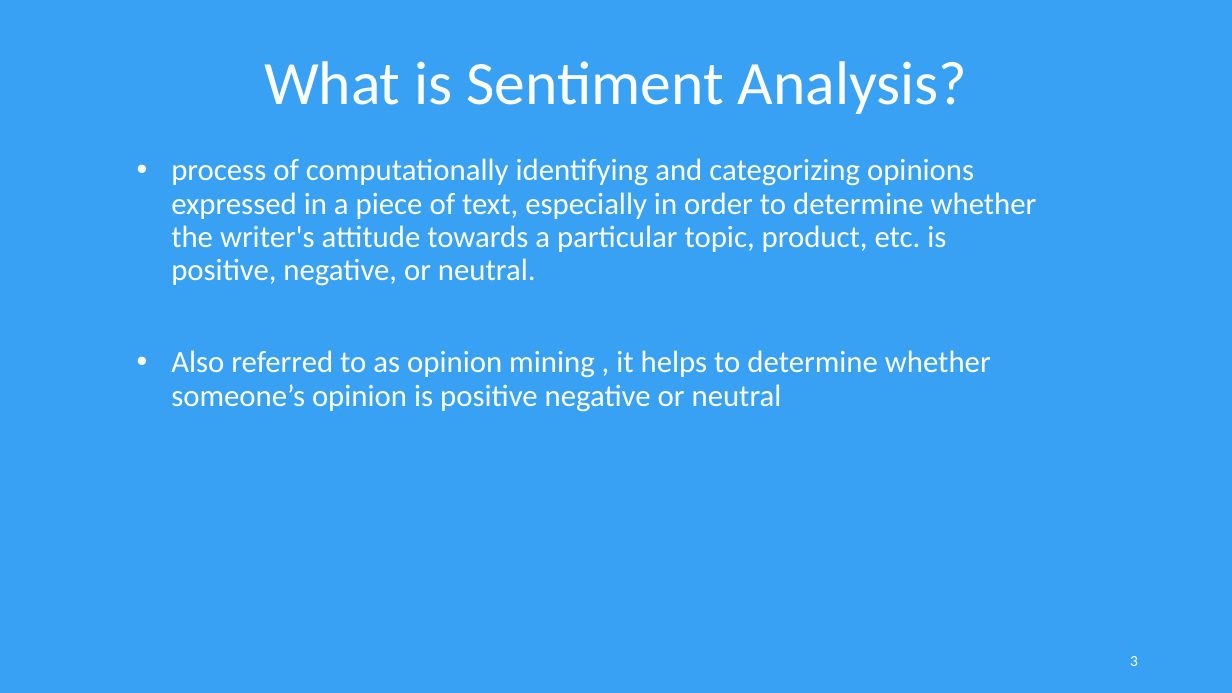
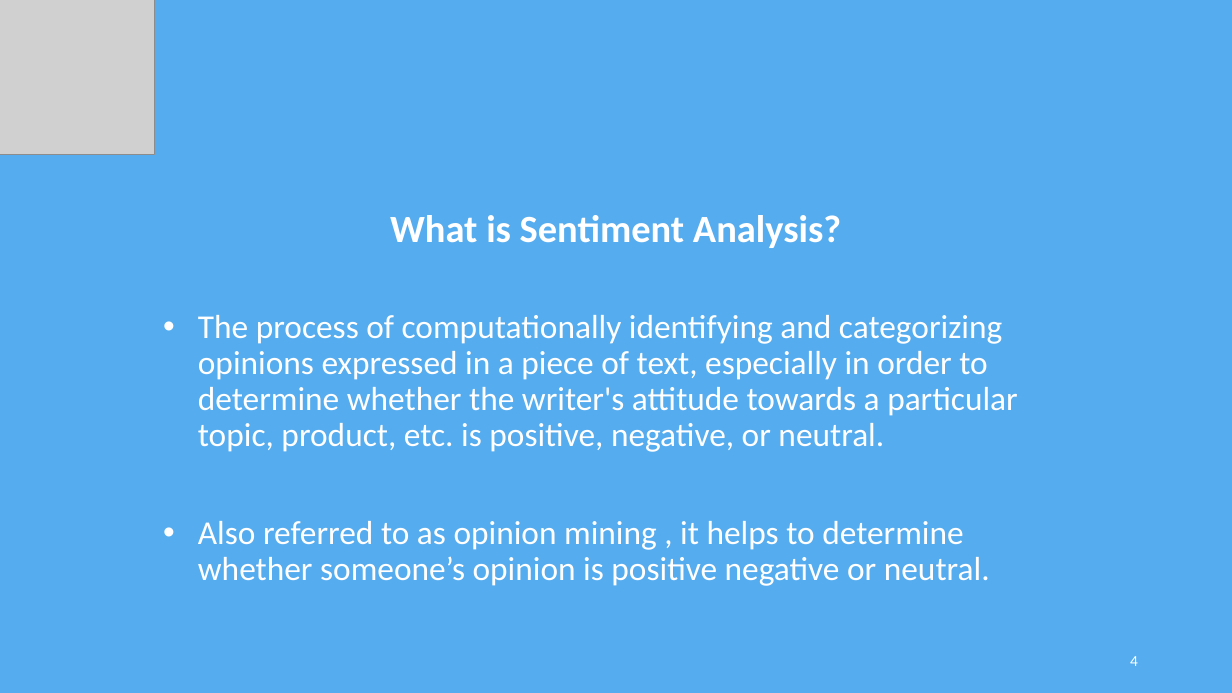
Before and after one commit to poshan0126/SentiMeter_Proposal_Documents, a slide deck: slide 4 of Project-Presentation.pptx (slide 3 before the commit). Drawn at 1232x693 pixels with LibreOffice and Linux fonts; fonts in the diff are those of the drawing; grey boxes stand for pictures. Boxes give left, top, right and bottom in pixels: in the first picture for what was removed or moved away, otherwise in the second. Text is boxed around its words. In the diff, an @@ line names an element or a change of style, - is before the commit and + after.

```diff
--- a/Project-Presentation.pptx
+++ b/Project-Presentation.pptx
@@ background #38A1F3 to #55ACEF @@
@@ picture added at <box>0,0,155,155</box> @@
@@ title removed at <box>264,61,968,114</box> @@
-What is Sentiment Analysis?
@@ subtitle at <box>198,215,1018,586</box>: text changed; size 24 to 26 pt @@
-• process of computationally identifying and categorizing opinions expressed in a piece of text, especially in order to determine whether the writer's attitude towards a particular topic, product, etc. is positive, negative, or neutral.
-• Also referred to as opinion mining , it helps to determine whether someone’s opinion is positive negative or neutral
+What is Sentiment Analysis?
+• The process of computationally identifying and categorizing opinions expressed in a piece of text, especially in order to determine whether the writer's attitude towards a particular topic, product, etc. is positive, negative, or neutral.
+• Also referred to as opinion mining , it helps to determine whether someone’s opinion is positive negative or neutral.
@@ page number at <box>1130,656,1138,666</box>: text changed @@
-3
+4
```
Also in this commit, not shown: 15 other slides changed, 4 slides added, 2 slides removed, 2 other files.
